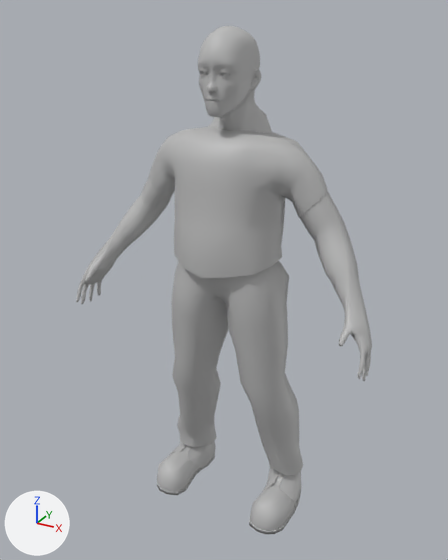
An edit to the FBX model FYP/Assets/Animation/Player/PlayCharacterAnimation.fbx, drawn before and after from the same camera.
Both versions are drawn from a camera (50 mm lens) standing at (0.898, -1.676, 2.695) and looking at (-0.021, -0.005, 1.859). Every picture has the same lights, and +X, +Y and +Z are marked at lower left. Where no turn or scale is listed for an object, it has been applied to the vertices.

In view in the first picture: 'PlayerHead', 'Player_Character'.
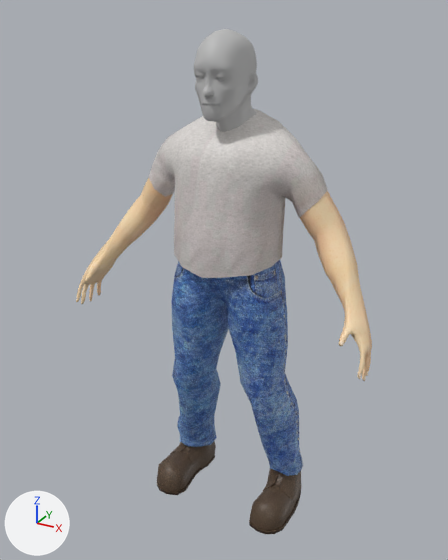
Where the change shows, as pixel boxes (x1, y1, x2, y2) in the pictures (448 x 560 px):
'Player_Character', reshaped: before (76, 127, 372, 534); after (76, 109, 372, 534)
'PlayerHead', reshaped (13% narrower): before (198, 25, 272, 133); after (194, 29, 258, 132)
part 2 of me_mesh, built on: before (163, 127, 304, 304); after (163, 109, 304, 296)
part 3 of me_mesh, recoloured: (76, 129, 372, 534) in both

The change in detail:
Picture 'PlayerCharacter_N.tga' (img_playercharacter_n_tga) is new.
Picture 'PlayerCharacter_D.tga' (img_playercharacter_d_tga) is new.
Material 'Player' (mat_player) is new.
Uses the picture img_playercharacter_d_tga.
Uses the picture img_playercharacter_n_tga.
me_mesh is used by ob_player_character; location (0.0, 0.0, 0.977).
me_mesh had 1716 vertices, 1694 faces and spanned x -0.525..0.525, y -0.201..0.166, z -0.004..1.383.
me_mesh now has 1780 vertices, 1749 faces and spans x -0.525..0.525, y -0.201..0.166, z -0.004..1.437.
Part 2, on me_mesh:
7 vertices are removed from x -0.159..0.162, y 0.115..0.16, z 0.884..1.383.
39 faces are deleted.
13 vertices move from x -0.184..0.193, y 0.002..0.119, z 0.562..1.362 to x -0.184..0.193, y 0.002..0.111, z 0.564..1.368.
71 vertices are added at x -0.175..0.175, y -0.006..0.16, z 0.662..1.437.
94 new faces join them.
me_mesh part 3: 1655 faces spanning x -0.525..0.525, y -0.201..0.166, z -0.004..1.382 switch from mat_lambert1 (grey #bcbcbc) to mat_player.
me_mesh_001 is used by ob_playerhead; location (0.0, 0.0, 0.977).
me_mesh_001 had 1472 vertices, 1466 faces and spanned x -0.116..0.116, y -0.131..0.138, z 1.331..1.671.
me_mesh_001 now has 1426 vertices, 1420 faces and spans x -0.091..0.091, y -0.153..0.084, z 1.366..1.662.
me_mesh_001 part 1: 1472 vertices removed from x -0.116..0.116, y -0.131..0.138, z 1.331..1.671; 1426 vertices added at x -0.091..0.091, y -0.153..0.084, z 1.366..1.662.
